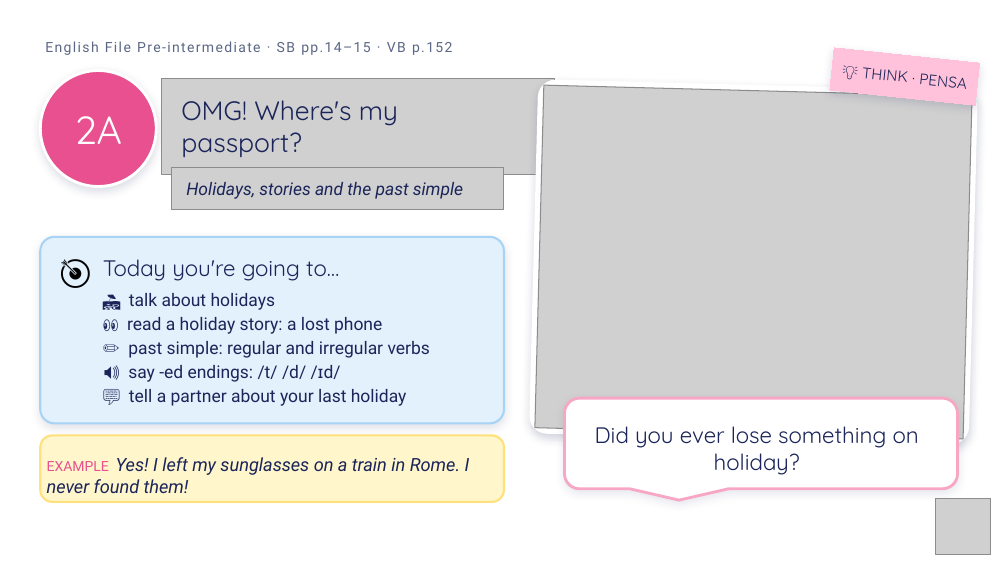
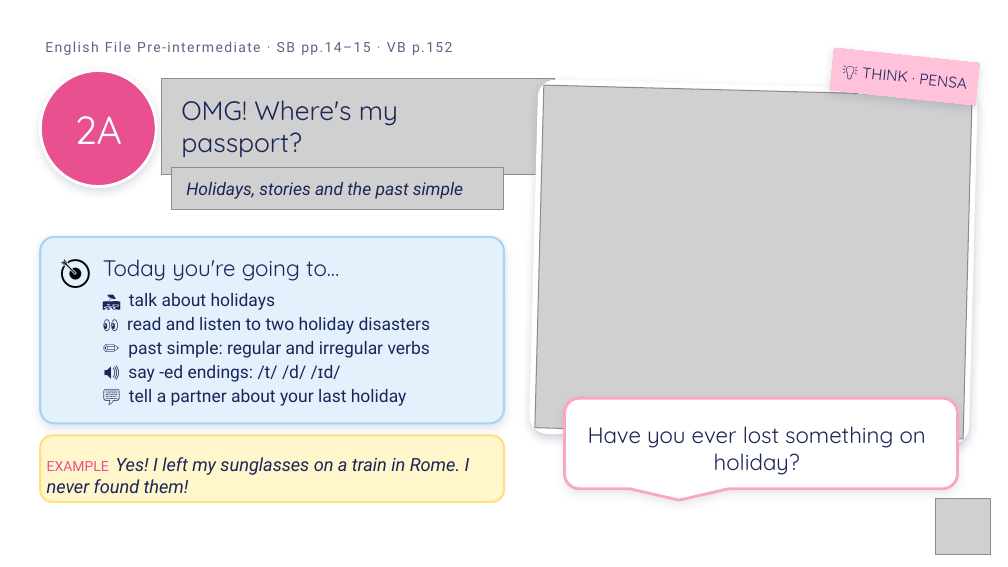
Before and after one commit to londonlanguageschool/Bagheria-, a slide deck: slide 1 of materials/A2/A2_2A_Wheres_my_passport_v3.pptx. Drawn at 1008x567 pixels with LibreOffice and Linux fonts; fonts in the diff are those of the drawing; grey boxes stand for pictures; background and template pictures are left out. Boxes give left, top, right and bottom in pixels: in the first picture for what was removed or moved away, otherwise in the second. Text is boxed around its words. In the diff, an @@ line names an element or a change of style, - is before the commit and + after.

```diff
--- a/materials/A2/A2_2A_Wheres_my_passport_v3.pptx
+++ b/materials/A2/A2_2A_Wheres_my_passport_v3.pptx
@@ text at box(127, 317, 431, 334): text changed @@
-👀 read a holiday story: a lost phone
+👀 read and listen to two holiday disasters
@@ text in rounded speech box at box(588, 426, 926, 475): text changed @@
-Did you ever lose something on holiday?
+Have you ever lost something on holiday?
```
Also in this commit, not shown: 9 other slides changed, 4 slides added, 1 slide removed, 1 other file.
